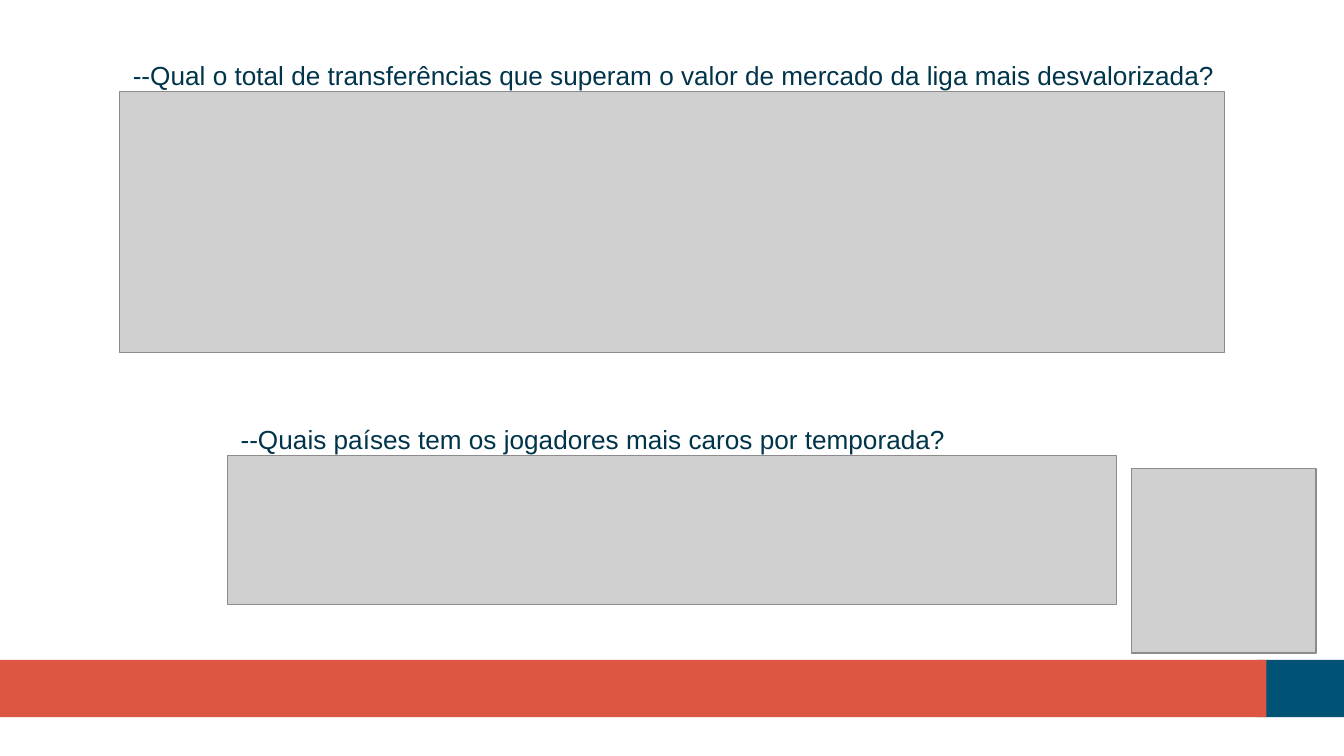
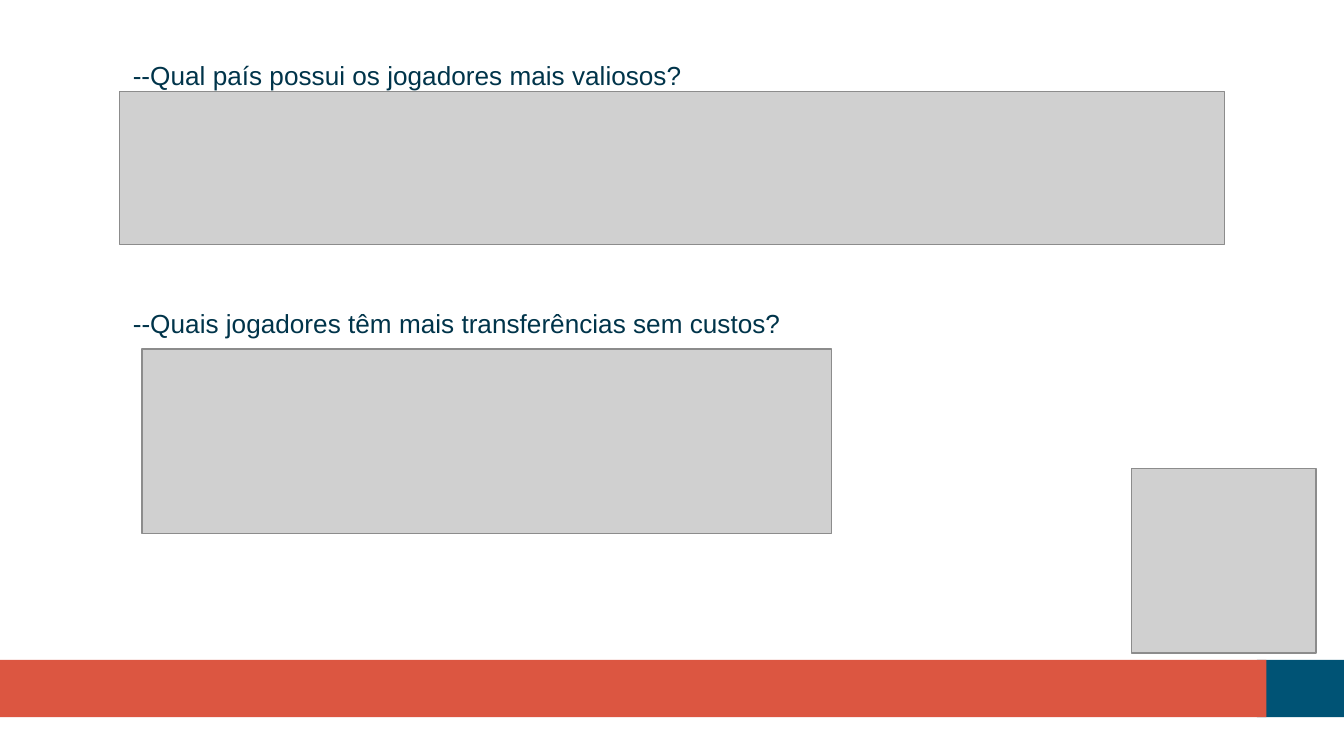
Before and after one commit to paulovsnts/Scouting_Football_Manager, a slide deck: slide 15 of Pitch_do_Projeto.pptx. Drawn at 1344x756 pixels with LibreOffice and Linux fonts; fonts in the diff are those of the drawing; grey boxes stand for pictures. Boxes give left, top, right and bottom in pixels: in the first picture for what was removed or moved away, otherwise in the second. Text is boxed around its words. In the diff, an @@ line names an element or a change of style, - is before the commit and + after.

Commit message:
Alteração final no pitch.

```diff
--- a/Pitch_do_Projeto.pptx
+++ b/Pitch_do_Projeto.pptx
@@ text at bbox=[133, 65, 681, 91]: text changed @@
---Qual o total de transferências que superam o valor de mercado da liga mais desvalorizada?
+--Qual país possui os jogadores mais valiosos?
@@ picture: place and size @@
-picture at bbox=[120, 91, 1224, 352]
+picture at bbox=[120, 91, 1224, 245]
@@ text at bbox=[133, 314, 780, 339]: text changed @@
---Quais países tem os jogadores mais caros por temporada?
+--Quais jogadores têm mais transferências sem custos?
@@ picture: place and size @@
-picture at bbox=[227, 456, 1117, 605]
+picture at bbox=[142, 349, 832, 534]
```
